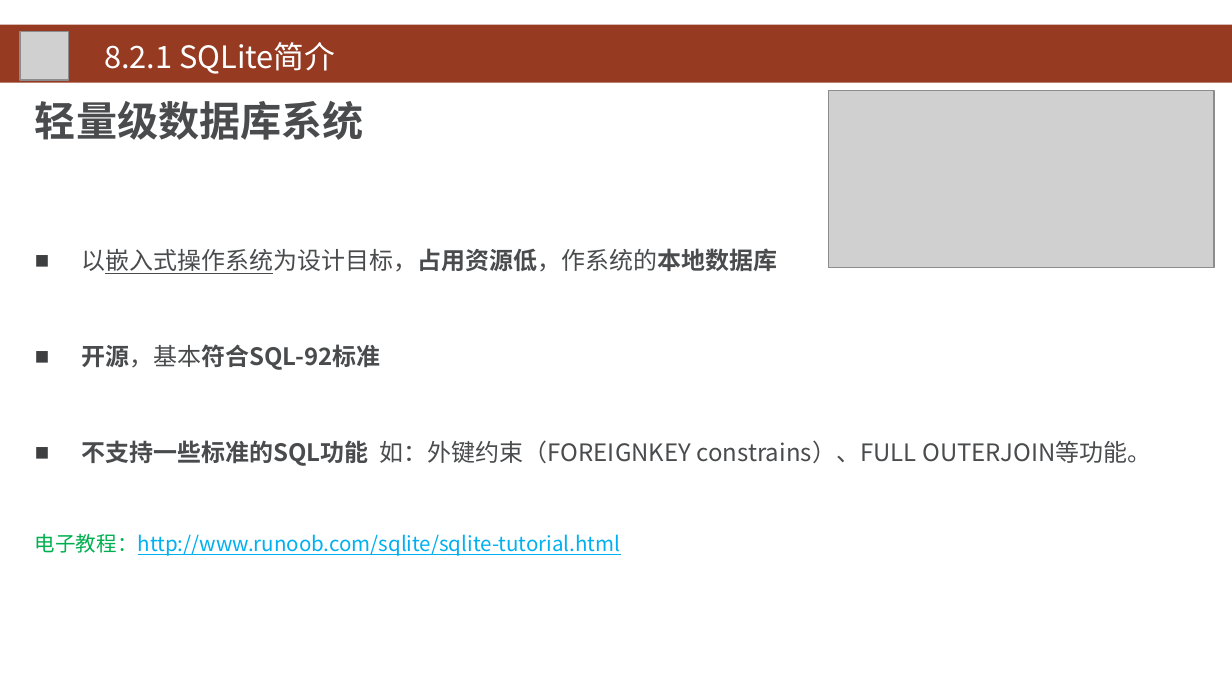
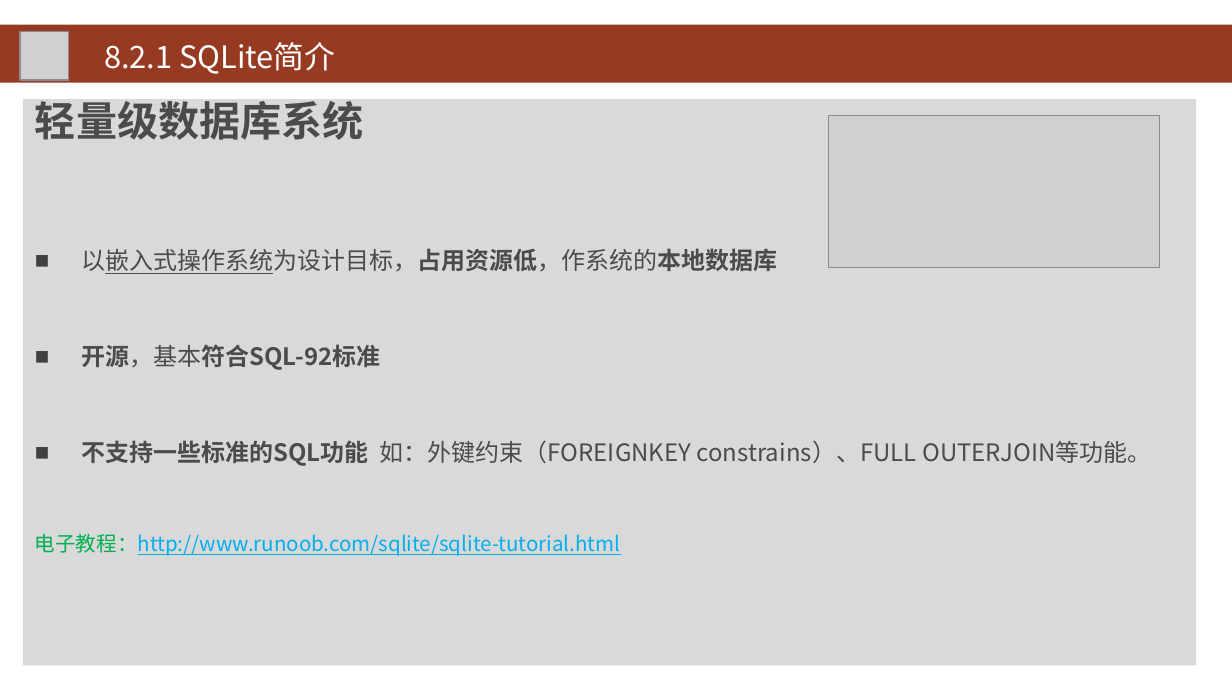
Before and after one commit to HBU/Android-PPT, a slide deck: slide 16 of 08.0 -- 数据存储 -- 第08章.pptx. Drawn at 1232x693 pixels with LibreOffice and Linux fonts; fonts in the diff are those of the drawing; grey boxes stand for pictures; background and template pictures are left out. Boxes give left, top, right and bottom in pixels: in the first picture for what was removed or moved away, otherwise in the second. Text is boxed around its words. In the diff, an @@ line names an element or a change of style, - is before the commit and + after.

```diff
--- a/08.0 -- 数据存储 -- 第08章.pptx
+++ b/08.0 -- 数据存储 -- 第08章.pptx
@@ rectangle "轻量级数据库系统": place and size @@
-rectangle "轻量级数据库系统" at [35,101,1152,556]
+rectangle "轻量级数据库系统" at [23,100,1196,667]
@@ rectangle "轻量级数据库系统" at [23,100,1196,667]: fill none to #D9D9D9 @@
@@ picture: place and size @@
-picture at [829,91,1215,269]
+picture at [829,116,1159,267]
```
Also in this commit, not shown: 27 other slides changed.
